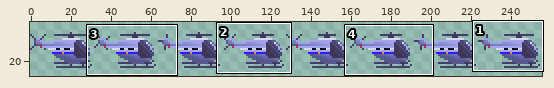
A sprite sheet gets an edit: assets/img/helo.png. The picture above shows the old version from afar; the outline marks the close-up.
Close-up. Before the edit:
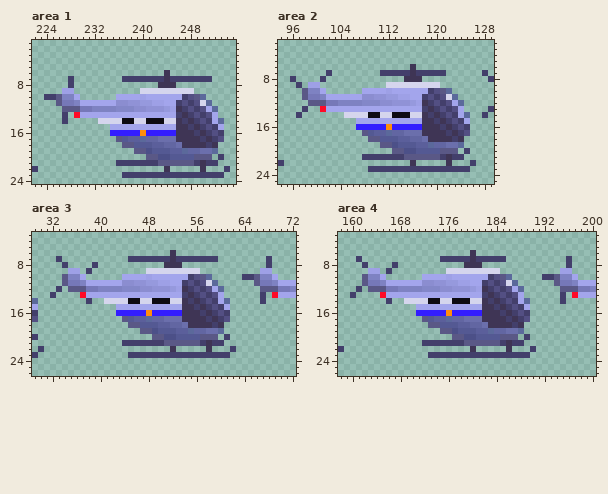
The file is 256x32 pixels. Colours within 5 levels of each other are drawn and written as one. Shown: area 1: x 222..255, y 1..24; area 2: x 94..129, y 2..25; area 3: x 29..72, y 3..26; area 4: x 158..200, y 3..26. The wide view leaves out empty margins.
And afterwards:
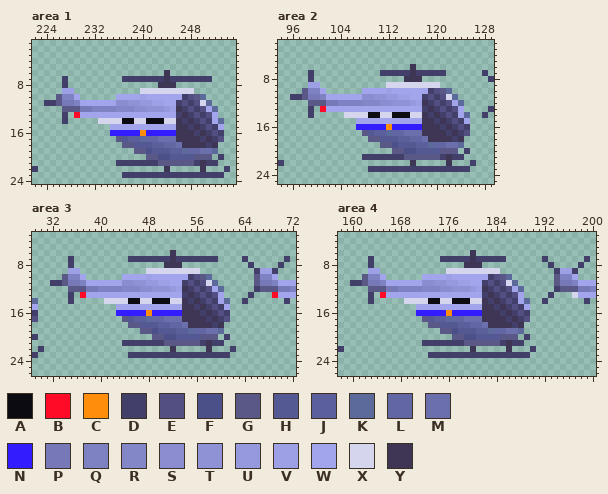
Palette (. is transparent): A #0d0b12  B #ff0a27  C #ff8e0d  D #433f6b  E #534f83  F #4c5088  G #5a5886  H #545993  J #5b5f9b  K #5b699b  L #6266a2  M #6b6fac  N #331dff  P #7678b8  Q #7e82c2  R #8387c8  S #8b8dd0  T #9092d6  U #9699dd  V #9ea0e6  W #a3a5ec  X #d5d5ed  Y #3f3555
From the commit log: helicopter animation fixes
Diff:
{"where": "area 1"}
{"y":7,"x":227,"old":".D","new":"D."}
{"y":8,"x":227,"old":".D","new":"D."}
{"y":10,"x":224,"old":"DD","new":".."}
{"y":11,"x":224,"old":"..","new":"DD"}
{"where": "area 2"}
{"y":7,"x":99,"old":".","new":"D"}
{"y":7,"x":102,"old":"D","new":"."}
{"y":8,"x":96,"old":"D","new":"."}
{"y":8,"x":99,"old":".","new":"D"}
{"y":8,"x":101,"old":"D","new":"."}
{"y":9,"x":97,"old":"D","new":"."}
{"y":11,"x":96,"old":"..","new":"DD"}
{"y":13,"x":98,"old":"D.","new":".D"}
{"y":14,"x":97,"old":"D","new":"."}
{"y":14,"x":99,"old":".","new":"D"}
{"where": "area 3"}
{"y":7,"x":33,"old":"D","new":"."}
{"y":7,"x":35,"old":".","new":"D"}
{"y":7,"x":64,"old":".","new":"D"}
{"y":7,"x":68,"old":"D","new":"."}
{"y":7,"x":71,"old":".","new":"D"}
{"y":8,"x":34,"old":"D.","new":".D"}
{"y":8,"x":39,"old":"D","new":"."}
{"y":8,"x":65,"old":".","new":"D"}
{"y":8,"x":68,"old":"D","new":"."}
{"y":8,"x":70,"old":".","new":"D"}
{"y":9,"x":38,"old":"D","new":"."}
{"y":9,"x":66,"old":".","new":"D"}
{"y":9,"x":69,"old":".","new":"D"}
{"y":10,"x":64,"old":"DD","new":".."}
{"y":11,"x":32,"old":"..","new":"DD"}
{"y":12,"x":33,"old":"D","new":"."}
{"y":12,"x":66,"old":".","new":"D"}
{"y":13,"x":32,"old":"D","new":"."}
{"y":13,"x":35,"old":".","new":"D"}
{"y":13,"x":65,"old":".","new":"D"}
{"y":13,"x":67,"old":"D","new":"."}
{"y":14,"x":35,"old":".","new":"D"}
{"y":14,"x":38,"old":"D","new":"."}
{"y":14,"x":64,"old":".","new":"D"}
{"y":14,"x":67,"old":"D","new":"."}
{"y":14,"x":71,"old":".","new":"D"}
{"where": "area 4"}
{"y":7,"x":161,"old":"D","new":"."}
{"y":7,"x":163,"old":".","new":"D"}
{"y":7,"x":192,"old":".","new":"D"}
{"y":7,"x":196,"old":"D","new":"."}
{"y":7,"x":199,"old":".","new":"D"}
{"y":8,"x":162,"old":"D.","new":".D"}
{"y":8,"x":167,"old":"D","new":"."}
{"y":8,"x":193,"old":".","new":"D"}
{"y":8,"x":196,"old":"D","new":"."}
{"y":8,"x":198,"old":".","new":"D"}
{"y":9,"x":166,"old":"D","new":"."}
{"y":9,"x":194,"old":".","new":"D"}
{"y":9,"x":197,"old":".","new":"D"}
{"y":10,"x":192,"old":"DD","new":".."}
{"y":11,"x":160,"old":"..","new":"DD"}
{"y":12,"x":161,"old":"D","new":"."}
{"y":12,"x":194,"old":".","new":"D"}
{"y":13,"x":160,"old":"D","new":"."}
{"y":13,"x":163,"old":".","new":"D"}
{"y":13,"x":193,"old":".","new":"D"}
{"y":13,"x":195,"old":"D","new":"."}
{"y":13,"x":197,"old":"B","new":"X"}
{"y":14,"x":163,"old":".","new":"D"}
{"y":14,"x":166,"old":"D","new":"."}
{"y":14,"x":192,"old":".","new":"D"}
{"y":14,"x":195,"old":"D","new":"."}
{"y":14,"x":199,"old":".","new":"D"}
